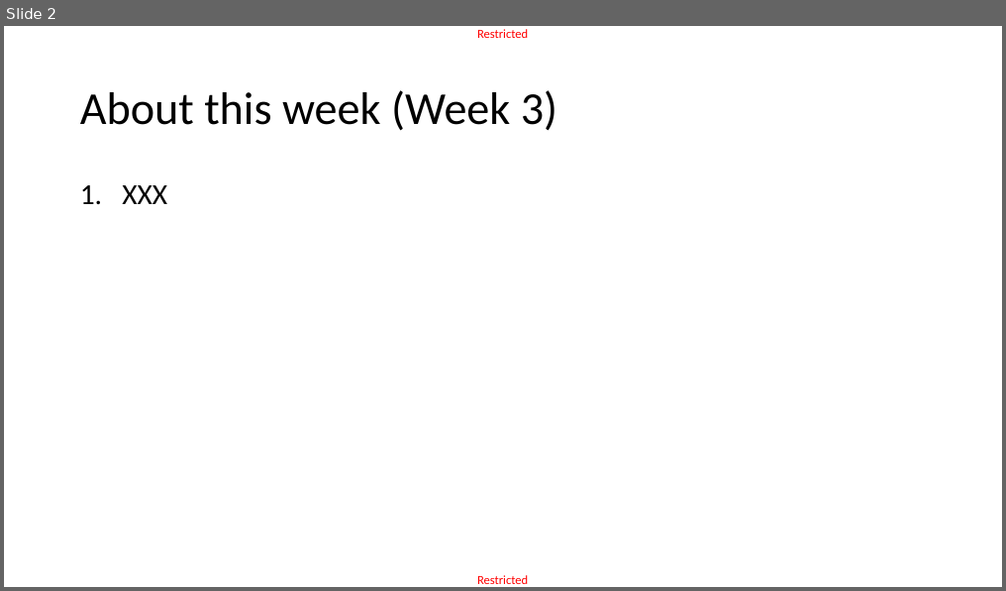
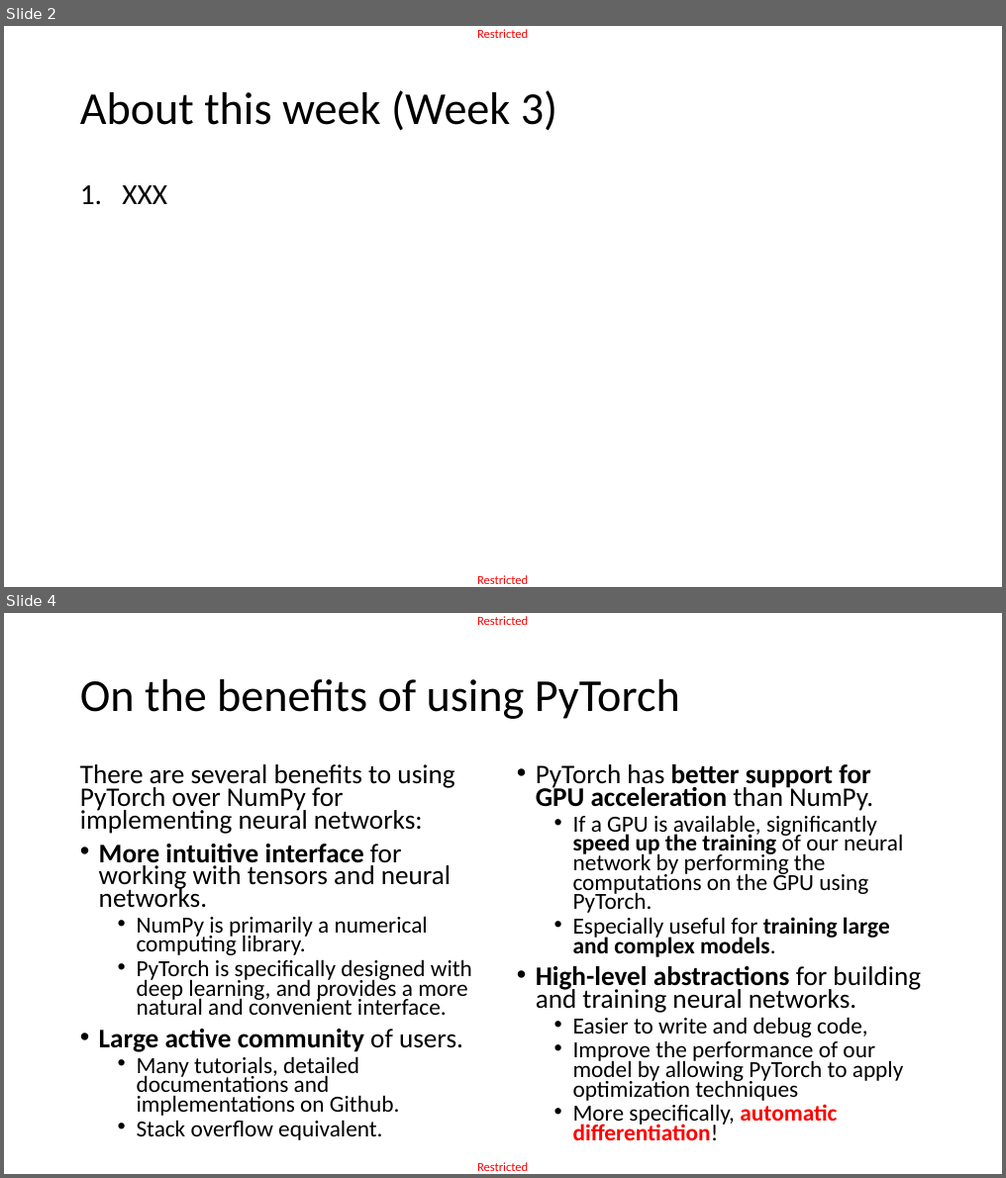
Before and after one commit to matthieudemari/SUTD_DL_50_039, a slide deck: W3/0. All/W3.pptx. Shown one above the other, each under a label of ours: slide 2 before the commit, slides 2 and 4 after it; the slides between them are not shown. The pictures are 1006x591 and 1006x1178 pixels, drawn with LibreOffice and Linux fonts; fonts in the diff are those of the drawing. Boxes give left, top, right and bottom in pixels: in the first picture for what was removed or moved away, otherwise in the second. Text is boxed around its words. In the diff, an @@ line names an element or a change of style, - is before the commit and + after.

```diff
--- a/W3/0. All/W3.pptx
+++ b/W3/0. All/W3.pptx
@@ slide 4 added at <box>4,613,1002,1174</box>, background #FFFFFF; not listed: 2 template elements that a slide beside it also shows @@
@@ title added at <box>80,679,680,719</box>, 44 pt, text #000000 @@
+On the benefits of using PyTorch
@@ text added at <box>80,764,472,1141</box>, 22.2 pt, text #000000 @@
+There are several benefits to using PyTorch over NumPy for implementing neural networks:
+• More intuitive interface for working with tensors and neural networks.
+  • NumPy is primarily a numerical computing library.
+  • PyTorch is specifically designed with deep learning, and provides a more natural and convenient interface.
+• Large active community of users.
+  • Many tutorials, detailed documentations and implementations on Github.
+  • Stack overflow equivalent.
@@ text added at <box>536,764,921,1141</box>, 22.2 pt, text #000000 @@
+• PyTorch has better support for GPU acceleration than NumPy.
+  • If a GPU is available, significantly speed up the training of our neural network by performing the computations on the GPU using PyTorch.
+  • Especially useful for training large and complex models.
+• High-level abstractions for building and training neural networks.
+  • Easier to write and debug code,
+  • Improve the performance of our model by allowing PyTorch to apply optimization techniques
+  • More specifically, automatic differentiation!
```
Also in this commit, not shown: 27 other slides added, 6 slides removed, 1 other file.
